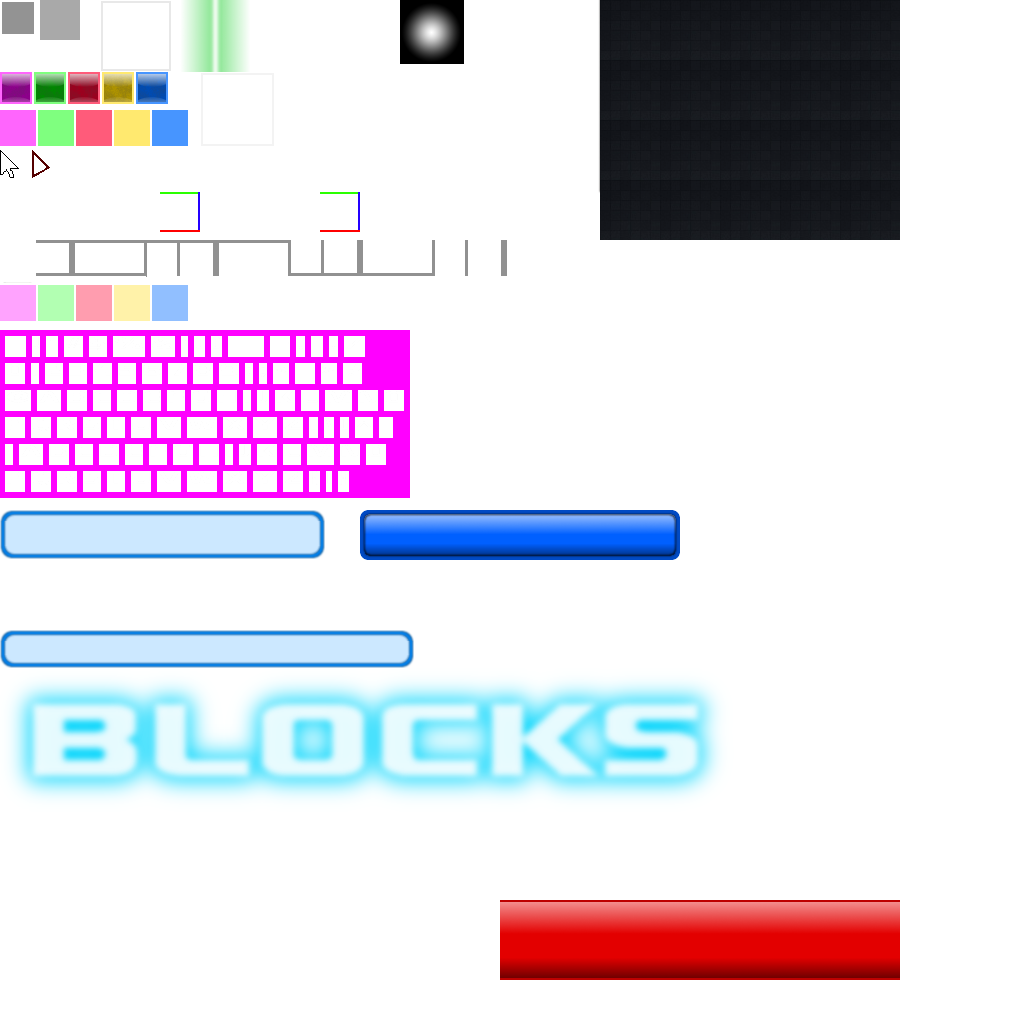
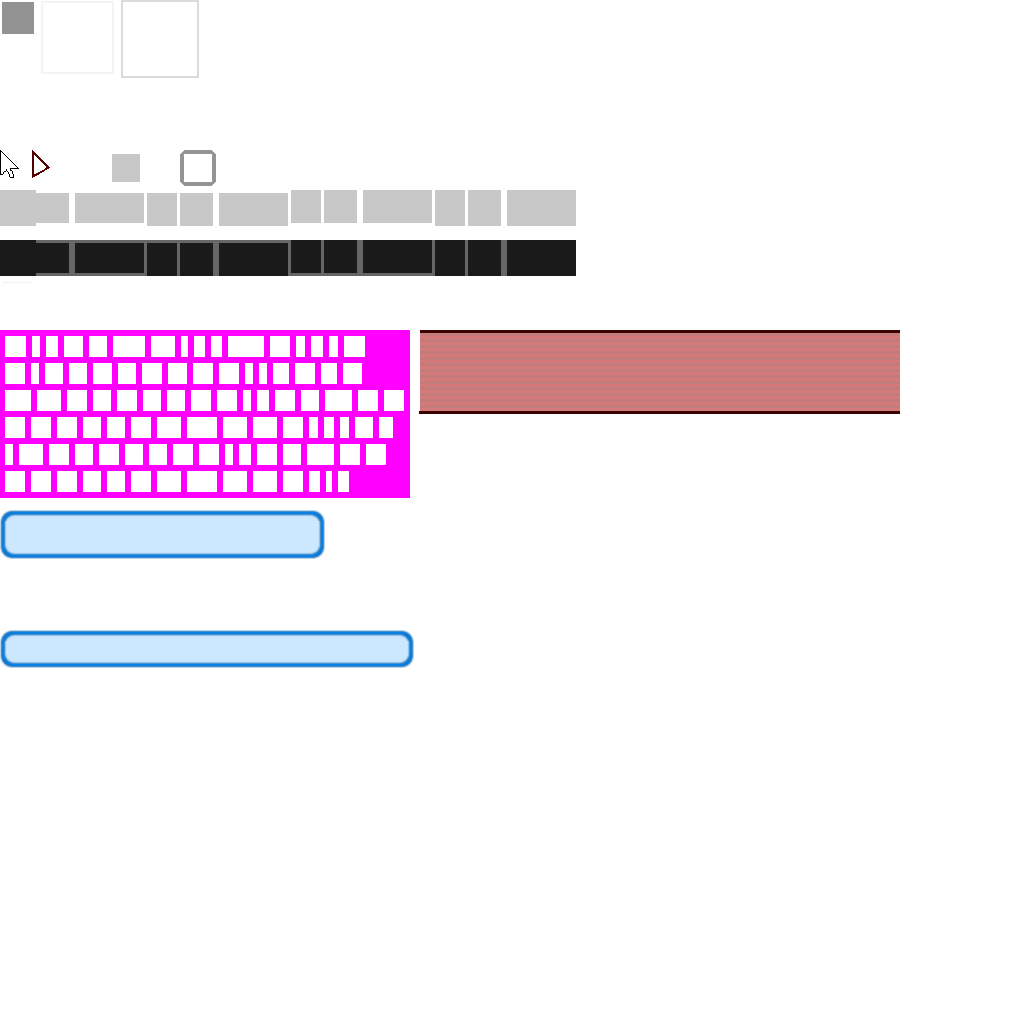
Before/after of a w=1024, h=1024 layered artwork. What changed in the layer stack:
removed layer "Neue Ebene#2" (was 50%) over (201, 73, 274, 146)
removed layer "Neue Ebene#4" (was 60%) over (0, 285, 188, 321)
removed layer "Alien Glow" over (2, 673, 728, 807)
added layer "Ebene" above "Ebene #11" over (419, 330, 900, 414)
added layer "Ebene #11" (52%) above "Ebene #2" over (420, 330, 900, 414)
"Ebene #2": opacity 30% → 10%, painted on it over (0, 150, 576, 276)
"Ebene #1": opacity 31% → 100%, painted on it over (0, 240, 576, 276)
removed layer "Borders" over (1, 0, 563, 807)
removed layer "Button" over (360, 510, 680, 560)
removed layer "Ebene #7" over (500, 902, 900, 978)
showed "Ebene #5", moved it above "Ebene #4", painted on it over (0, 1, 900, 320)
"Ebene #4": opacity 100% → 40%, moved it above "Ebene #3", painted on it over (36, 0, 858, 276)
renamed "Piece borders-Kopie" to "Ebene #3", moved it above "Ebene #6", painted on it over (36, 240, 507, 277)
painted on "Ebene #6" over (0, 0, 900, 980)
painted on "Buttons" over (0, 0, 274, 146)
